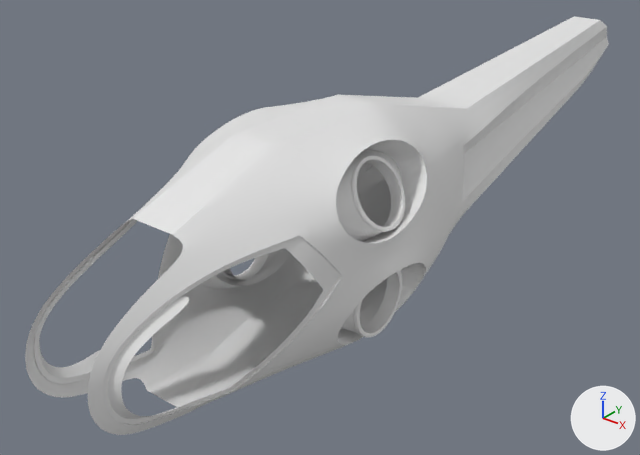
Renders of the Blender file Ornithopter.blend from each side of a commit.
Before and after are seen from a 50 mm lens placed at (6.97, -11.21, 7.71), pointed at (-0.87, -1.4, 1.63). The axes (+X, +Y, +Z) are drawn at lower right. The lights are the same throughout.
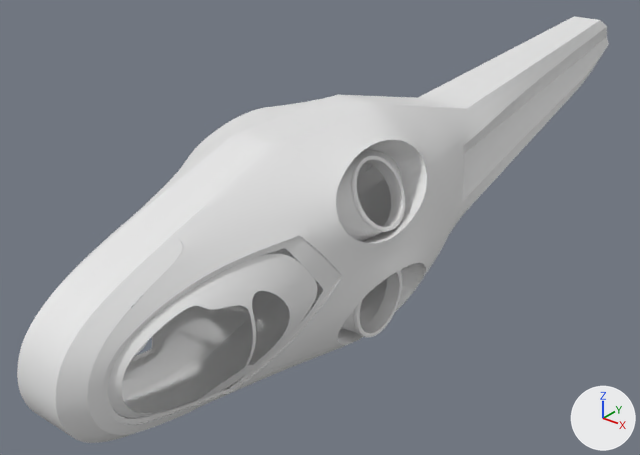
Pixel boxes (x1, y1, x2, y2) of what changed, in the pictures (640 x 455 px):
'Plane.001', shown
    after: (17, 219, 183, 443)
'Plane.002', reshaped
    before: (39, 288, 189, 419)
    after: (108, 254, 317, 418)

What the commit changed:
me_plane_002 is used by ob_plane_002; location (0.0, -6.21, 0.0).
me_plane_002 had 32 vertices, 15 faces and spanned x -0.832..-0.585, y -0.516..0.606, z 1.464..2.951.
me_plane_002 now has 81 vertices, 46 faces and spans x -1.304..-0.585, y -0.516..2.155, z 1.36..3.112.
Part 1, on me_plane_002:
15 faces are deleted.
4 vertices move from x -0.754..-0.636, y 0.064..0.606, z 1.464..2.951 to x -0.939..-0.632, y 0.124..0.613, z 1.464..2.821.
49 vertices are added at x -1.304..-0.657, y 0.543..2.155, z 1.36..3.112.
46 new faces join them.
Object 'Plane.001' (ob_plane_001) is now shown.
